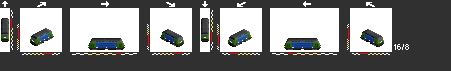
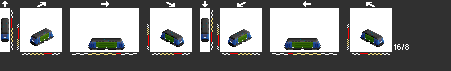
Before/after of a (451, 71) layered artwork. What changed in the layer stack:
painted on "Layer 6" over [1, 32, 384, 48]
